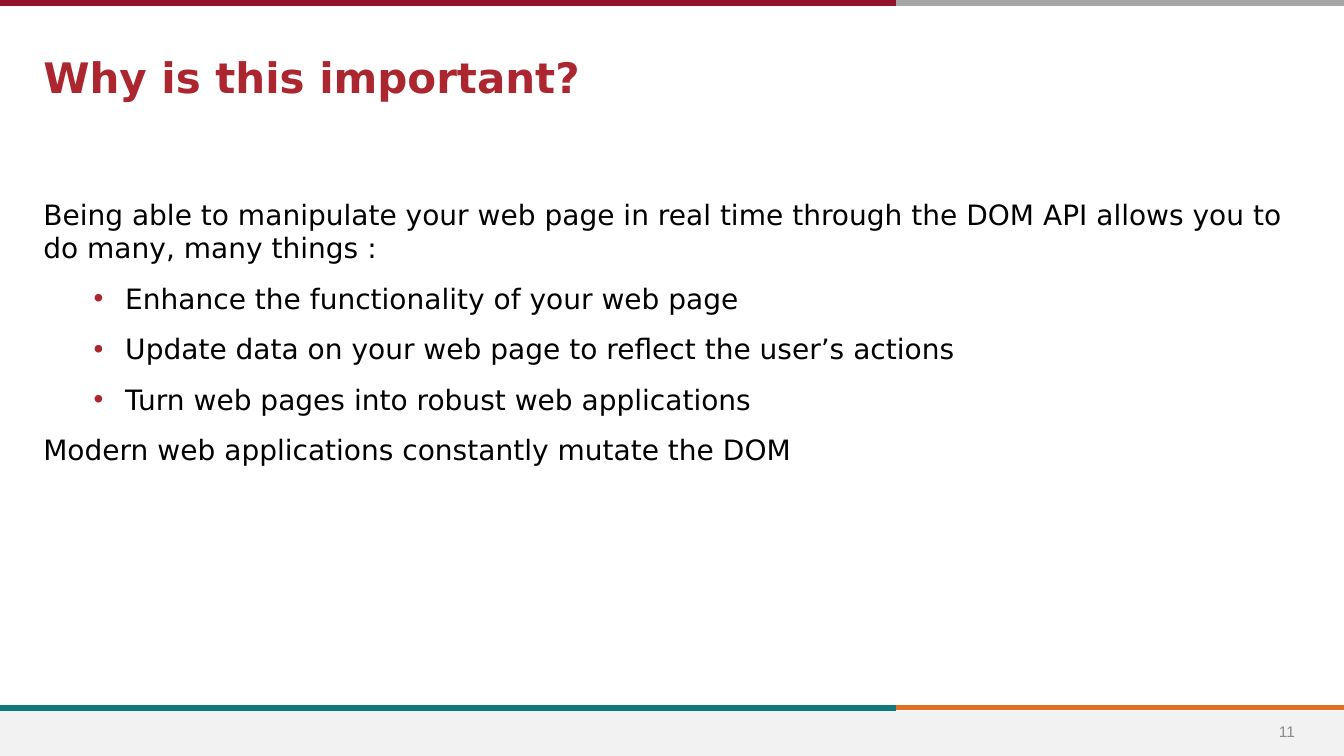
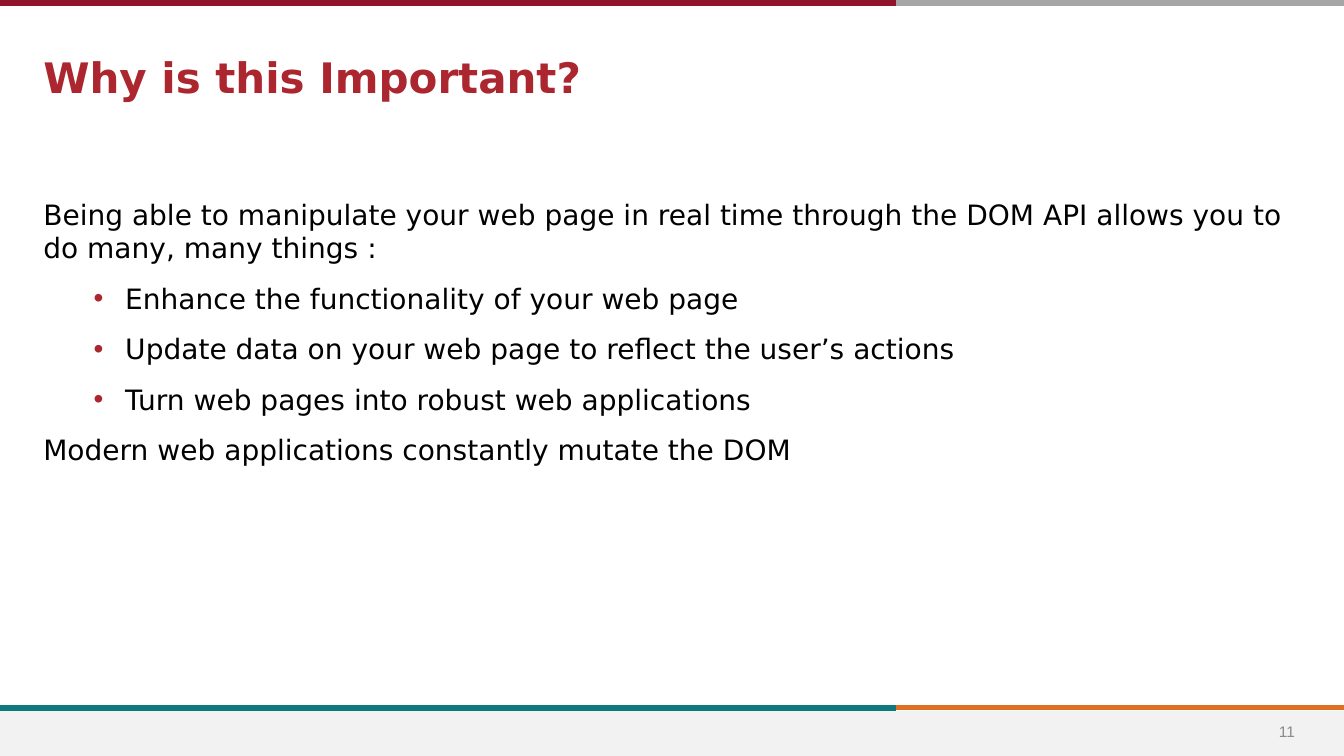
Before and after one commit to stevens-cs546-cs554/CS-546, a slide deck: slide 11 of lecture_09/Frontend JavaScript and Client-Side Form Validation.pptx. Drawn at 1344x756 pixels with LibreOffice and Linux fonts; fonts in the diff are those of the drawing; background and template pictures are left out. Boxes give left, top, right and bottom in pixels: in the first picture for what was removed or moved away, otherwise in the second. Text is boxed around its words. In the diff, an @@ line names an element or a change of style, - is before the commit and + after.

```diff
--- a/lecture_09/Frontend JavaScript and Client-Side Form Validation.pptx
+++ b/lecture_09/Frontend JavaScript and Client-Side Form Validation.pptx
@@ title at [43, 61, 581, 102]: text changed @@
-Why is this important?
+Why is this Important?
```
Also in this commit, not shown: 20 other slides changed, 1 slide added, 26 other files.
